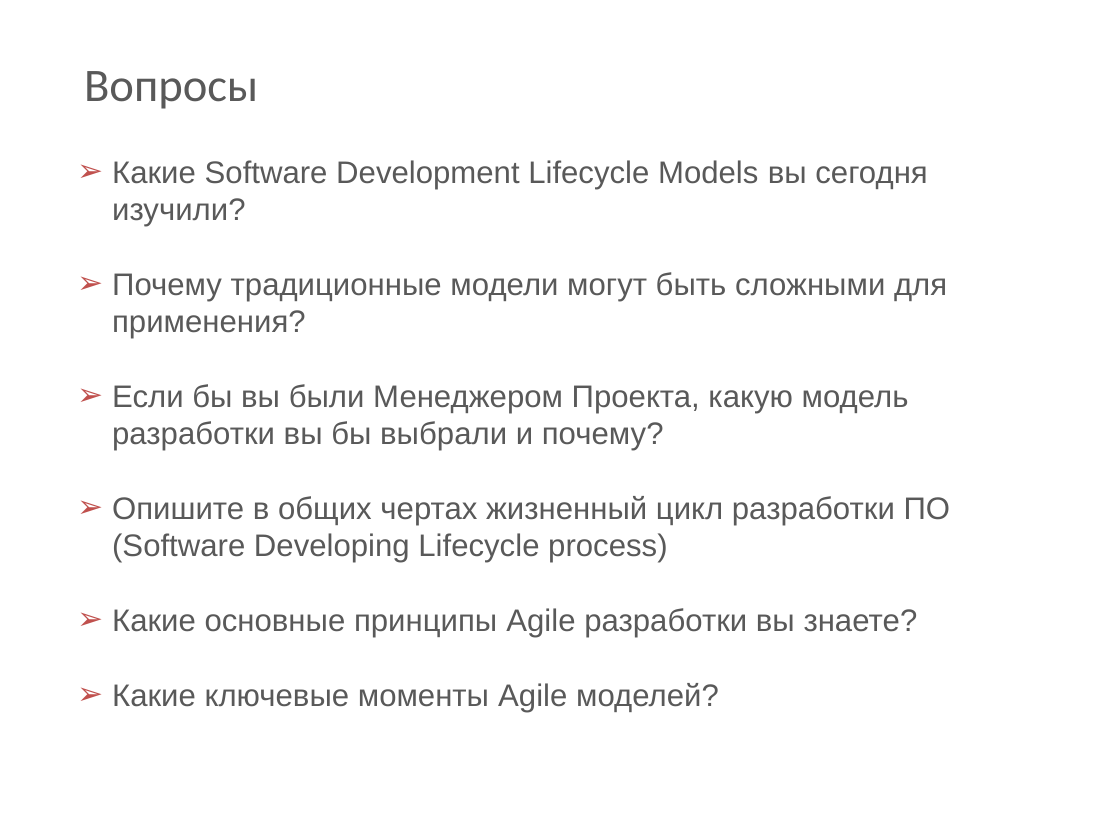
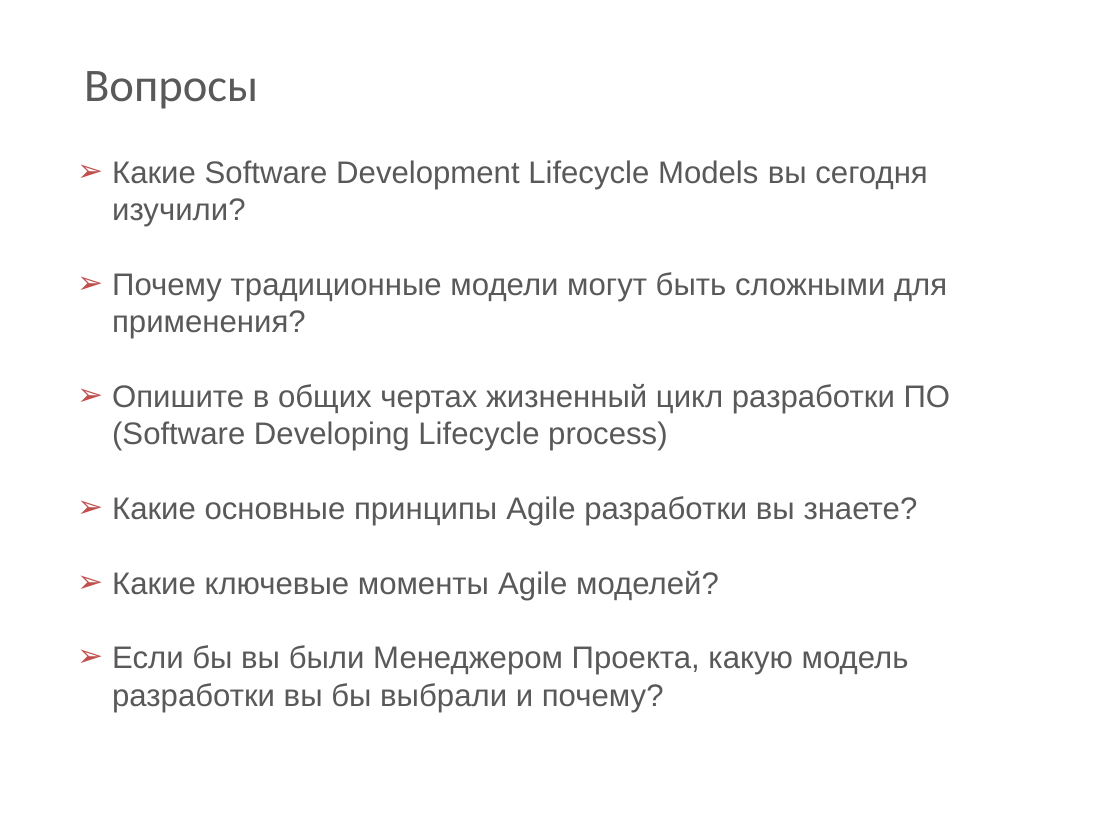
Before and after one commit to BigRacer/swtesting, a slide deck: slide 27 of 6.SDLC/SDLC models.pptx (slide 24 before the commit). Drawn at 1120x840 pixels with LibreOffice and Linux fonts; fonts in the diff are those of the drawing; background and template pictures are left out. Boxes give left, top, right and bottom in pixels: in the first picture for what was removed or moved away, otherwise in the second. Text is boxed around its words. In the diff, an @@ line names an element or a change of style, - is before the commit and + after.

```diff
--- a/6.SDLC/SDLC models.pptx
+++ b/6.SDLC/SDLC models.pptx
@@ text at box(112, 384, 909, 450): paragraph removed @@
-➢ Если бы вы были Менеджером Проекта, какую модель разработки вы бы выбрали и почему?
@@ text at box(112, 645, 909, 712): paragraph added @@
+➢ Если бы вы были Менеджером Проекта, какую модель разработки вы бы выбрали и почему?
```
Also in this commit, not shown: 3 other slides changed, 8 slides added, 5 slides removed.
